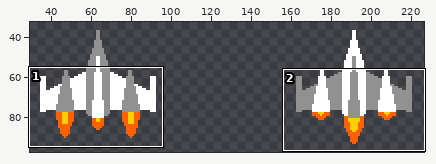
Two states of a sprite sheet, Assets/Sprites/Ghost_Wake.png. The picture above shows the old version from afar; the outline marks the close-up.
Close-up. Old version:
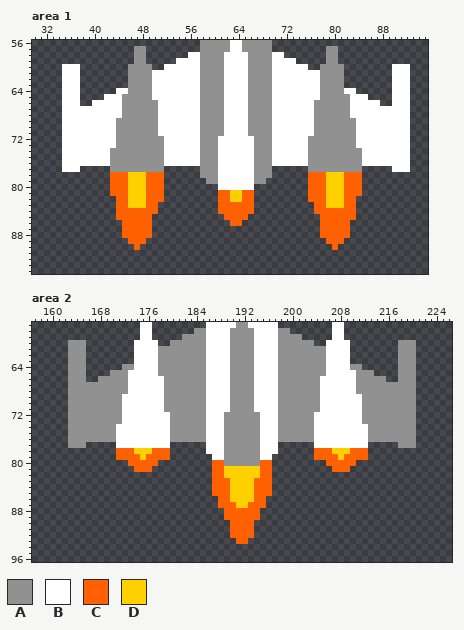
The file is 256x128 pixels. Shown: area 1: x 30..95, y 56..94; area 2: x 157..226, y 57..96. The wide view leaves out empty margins.
Palette (. is transparent): A #919191  B #ffffff  C #ff6000  D #ffd000
Pixels before, area 1 (only the part around the change), first column x 31:
56 ...........................AAAAABBAAAAA..........................
57 ................AA.........AAAAABBAAAAA.........AA...............
58 ................AA.......BBAAAABBBBAAAABB.......AA...............
59 ................AA.....BBBBAAAABBBBAAAABBBB.....AA...............
60 ....BBB........AAAA..BBBBBBAAAABBBBAAAABBBBBB..AAAA........BBB...
61 ....BBB........AAAABBBBBBBBAAAABBBBAAAABBBBBBBBAAAA........BBB...
62 ....BBB........AAAABBBBBBBBAAAABBBBAAAABBBBBBBBAAAA........BBB...
63 ....BBB........AAAABBBBBBBBAAAABBBBAAAABBBBBBBBAAAA........BBB...
64 ....BBB......BBAAAABBBBBBBBAAAABBBBAAAABBBBBBBBAAAABB......BBB...
65 ....BBB....BBBAAAAABBBBBBBBAAAABBBBAAAABBBBBBBBAAAAABBB....BBB...
66 ....BBB..BBBBBAAAAAABBBBBBBAAAABBBBAAAABBBBBBBAAAAAABBBBB..BBB...
67 ....BBBBBBBBBBAAAAAABBBBBBBAAAABBBBAAAABBBBBBBAAAAAABBBBBBBBBB...
68 ....BBBBBBBBBBAAAAAABBBBBBBAAAABBBBAAAABBBBBBBAAAAAABBBBBBBBBB...
69 ....BBBBBBBBBAAAAAAABBBBBBBAAAABBBBAAAABBBBBBBAAAAAAABBBBBBBBB...
70 ....BBBBBBBBBAAAAAAABBBBBBBAAAABBBBAAAABBBBBBBAAAAAAABBBBBBBBB...
71 ....BBBBBBBBBAAAAAAABBBBBBBAAAABBBBAAAABBBBBBBAAAAAAABBBBBBBBB...
72 ....BBBBBBBBBAAAAAAAABBBBBBAAABBBBBBAAABBBBBBAAAAAAAABBBBBBBBB...
73 ....BBBBBBBBBAAAAAAAABBBBBBAAABBBBBBAAABBBBBBAAAAAAAABBBBBBBBB...
74 ....BBBBBBBBAAAAAAAAABBBBBBAAABBBBBBAAABBBBBBAAAAAAAAABBBBBBBB...
75 ....BBBBBBBBAAAAAAAAABBBBBBAAABBBBBBAAABBBBBBAAAAAAAAABBBBBBBB...
76 ....BBBBBBBBAAAAAAAAABBBBBBAAABBBBBBAAABBBBBBAAAAAAAAABBBBBBBB...
77 ....BBB.....AAAAAAAAA......AAABBBBBBAAA......AAAAAAAAA.....BBB...
78 ............CCCDDDCCC......AAABBBBBBAAA......CCCDDDCCC...........
79 ............CCCDDDCCC.......AABBBBBBAA.......CCCDDDCCC...........
80 ............CCCDDDCCC.........BBBBBB.........CCCDDDCCC...........
81 ............CCCDDDCCC.........CCDDCC.........CCCDDDCCC...........
82 .............CCDDDCCC.........CCDDCC.........CCCDDDCC............
83 .............CCDDDCC..........CCCCCC..........CCDDDCC............
84 .............CCCCCCC..........CCCCCC..........CCCCCCC............
85 .............CCCCCC............CCCC............CCCCCC............
86 ..............CCCCC.............CC.............CCCCC.............
87 ..............CCCCC............................CCCCC.............
88 ..............CCCCC............................CCCCC.............
89 ...............CCC..............................CCC..............
90 ................C................................C...............
91 .................................................................
92 .................................................................
93 .................................................................
94 .................................................................
Pixels before, area 2 (only the part around the change), first column x 159:
57 ................BB.........BBBBBAABBBBB.........BB..................
58 ................BB.......AABBBBAAAABBBBAA.......BB..................
59 ................BB.....AAAABBBBAAAABBBBAAAA.....BB..................
60 ....AAA........BBBB..AAAAAABBBBAAAABBBBAAAAAA..BBBB........AAA......
61 ....AAA........BBBBAAAAAAAABBBBAAAABBBBAAAAAAAABBBB........AAA......
62 ....AAA........BBBBAAAAAAAABBBBAAAABBBBAAAAAAAABBBB........AAA......
63 ....AAA........BBBBAAAAAAAABBBBAAAABBBBAAAAAAAABBBB........AAA......
64 ....AAA......AABBBBAAAAAAAABBBBAAAABBBBAAAAAAAABBBBAA......AAA......
65 ....AAA....AAABBBBBAAAAAAAABBBBAAAABBBBAAAAAAAABBBBBAAA....AAA......
66 ....AAA..AAAAABBBBBBAAAAAAABBBBAAAABBBBAAAAAAABBBBBBAAAAA..AAA......
67 ....AAAAAAAAAABBBBBBAAAAAAABBBBAAAABBBBAAAAAAABBBBBBAAAAAAAAAA......
68 ....AAAAAAAAAABBBBBBAAAAAAABBBBAAAABBBBAAAAAAABBBBBBAAAAAAAAAA......
69 ....AAAAAAAAABBBBBBBAAAAAAABBBBAAAABBBBAAAAAAABBBBBBBAAAAAAAAA......
70 ....AAAAAAAAABBBBBBBAAAAAAABBBBAAAABBBBAAAAAAABBBBBBBAAAAAAAAA......
71 ....AAAAAAAAABBBBBBBAAAAAAABBBBAAAABBBBAAAAAAABBBBBBBAAAAAAAAA......
72 ....AAAAAAAAABBBBBBBBAAAAAABBBAAAAAABBBAAAAAABBBBBBBBAAAAAAAAA......
73 ....AAAAAAAAABBBBBBBBAAAAAABBBAAAAAABBBAAAAAABBBBBBBBAAAAAAAAA......
74 ....AAAAAAAABBBBBBBBBAAAAAABBBAAAAAABBBAAAAAABBBBBBBBBAAAAAAAA......
75 ....AAAAAAAABBBBBBBBBAAAAAABBBAAAAAABBBAAAAAABBBBBBBBBAAAAAAAA......
76 ....AAAAAAAABBBBBBBBBAAAAAABBBAAAAAABBBAAAAAABBBBBBBBBAAAAAAAA......
77 ....AAA.....BBBBBBBBB......BBBAAAAAABBB......BBBBBBBBB.....AAA......
78 ............CCCDDDCCC......BBBAAAAAABBB......CCCDDDCCC..............
79 ............CCCCDCCCC.......BBAAAAAABB.......CCCCDCCCC..............
80 ..............CCCCC.........CCAAAAAACC.........CCCCC................
81 ...............CCC..........CCDDDDDDCC..........CCC.................
82 ............................CCDDDDDDCC..............................
83 ............................CCCDDDDCCC..............................
84 ............................CCCDDDDCCC..............................
85 ............................CCCDDDDCCC..............................
86 .............................CCDDDDCC...............................
87 .............................CCCDDCCC...............................
88 ..............................CCCCCC................................
89 ..............................CCCCCC................................
90 ...............................CCCC.................................
91 ...............................CCCC.................................
92 ...............................CCCC.................................
93 ................................CC..................................
94 ....................................................................
95 ....................................................................
96 ....................................................................
After:
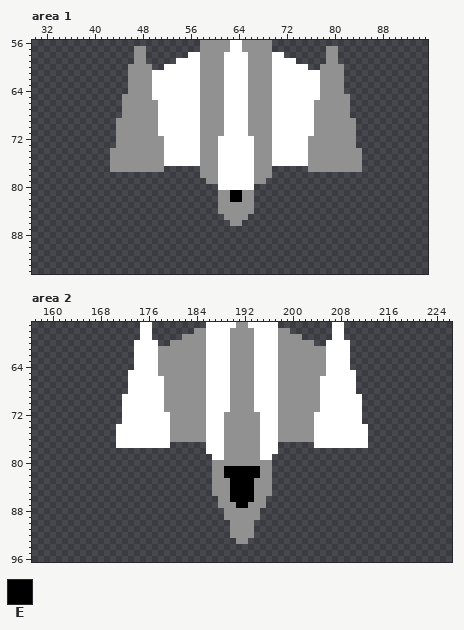
Colours new in this view: E #000000
What changed:
Area 1:
y 60..63: x 35..37 BBB -> ...; x 90..92 BBB -> ...
y 64: x 35..37 BBB -> ...; x 44..45 BB -> ..; x 82..83 BB -> ..; x 90..92 BBB -> ...
y 65: x 35..37 BBB -> ...; x 42..44 BBB -> ...; x 83..85 BBB -> ...; x 90..92 BBB -> ...
y 66: x 35..37 BBB -> ...; x 40..44 BBBBB -> .....; x 83..87 BBBBB -> .....; x 90..92 BBB -> ...
y 67..68: x 35..44 BBBBBBBBBB -> ..........; x 83..92 BBBBBBBBBB -> ..........
y 69..73: x 35..43 BBBBBBBBB -> .........; x 84..92 BBBBBBBBB -> .........
y 74..76: x 35..42 BBBBBBBB -> ........; x 85..92 BBBBBBBB -> ........
y 77: x 35..37 BBB -> ...; x 90..92 BBB -> ...
y 78..80: x 43..51 CCCDDDCCC -> .........; x 76..84 CCCDDDCCC -> .........
y 81: x 43..51 CCCDDDCCC -> .........; x 61..66 CCDDCC -> AAEEAA; x 76..84 CCCDDDCCC -> .........
y 82: x 44..51 CCDDDCCC -> ........; x 61..66 CCDDCC -> AAEEAA; x 76..83 CCCDDDCC -> ........
y 83: x 44..50 CCDDDCC -> .......; x 61..66 CCCCCC -> AAAAAA; x 77..83 CCDDDCC -> .......
y 84: x 44..50 CCCCCCC -> .......; x 61..66 CCCCCC -> AAAAAA; x 77..83 CCCCCCC -> .......
y 85: x 44..49 CCCCCC -> ......; x 62..65 CCCC -> AAAA; x 78..83 CCCCCC -> ......
y 86: x 45..49 CCCCC -> .....; x 63..64 CC -> AA; x 78..82 CCCCC -> .....
y 87..88: x 45..49 CCCCC -> .....; x 78..82 CCCCC -> .....
y 89: x 46..48 CCC -> ...; x 79..81 CCC -> ...
y 90: x 47 C -> .; x 80 C -> .
Area 2:
y 60..63: x 163..165 AAA -> ...; x 218..220 AAA -> ...
y 64: x 163..165 AAA -> ...; x 172..173 AA -> ..; x 210..211 AA -> ..; x 218..220 AAA -> ...
y 65: x 163..165 AAA -> ...; x 170..172 AAA -> ...; x 211..213 AAA -> ...; x 218..220 AAA -> ...
y 66: x 163..165 AAA -> ...; x 168..172 AAAAA -> .....; x 211..215 AAAAA -> .....; x 218..220 AAA -> ...
y 67..68: x 163..172 AAAAAAAAAA -> ..........; x 211..220 AAAAAAAAAA -> ..........
y 69..73: x 163..171 AAAAAAAAA -> .........; x 212..220 AAAAAAAAA -> .........
y 74..76: x 163..170 AAAAAAAA -> ........; x 213..220 AAAAAAAA -> ........
y 77: x 163..165 AAA -> ...; x 218..220 AAA -> ...
y 78: x 171..179 CCCDDDCCC -> .........; x 204..212 CCCDDDCCC -> .........
y 79: x 171..179 CCCCDCCCC -> .........; x 204..212 CCCCDCCCC -> .........
y 80: x 173..177 CCCCC -> .....; x 187..188 CC -> AA; x 195..196 CC -> AA; x 206..210 CCCCC -> .....
y 81: x 174..176 CCC -> ...; x 187..196 CCDDDDDDCC -> AAEEEEEEAA; x 207..209 CCC -> ...
y 82: x 187..196 CCDDDDDDCC -> AAEEEEEEAA
y 83..85: x 187..196 CCCDDDDCCC -> AAAEEEEAAA
y 86: x 188..195 CCDDDDCC -> AAEEEEAA
y 87: x 188..195 CCCDDCCC -> AAAEEAAA
y 88..89: x 189..194 CCCCCC -> AAAAAA
y 90..92: x 190..193 CCCC -> AAAA
y 93: x 191..192 CC -> AA
Where, in picture pixels (left, top, right, bottom), the same in both close-ups:
erased: (62, 64, 164, 250)
erased: (308, 64, 410, 250)
changed: (218, 190, 254, 226)
erased: (68, 340, 170, 472)
erased: (314, 340, 416, 472)
changed: (212, 460, 272, 544)
